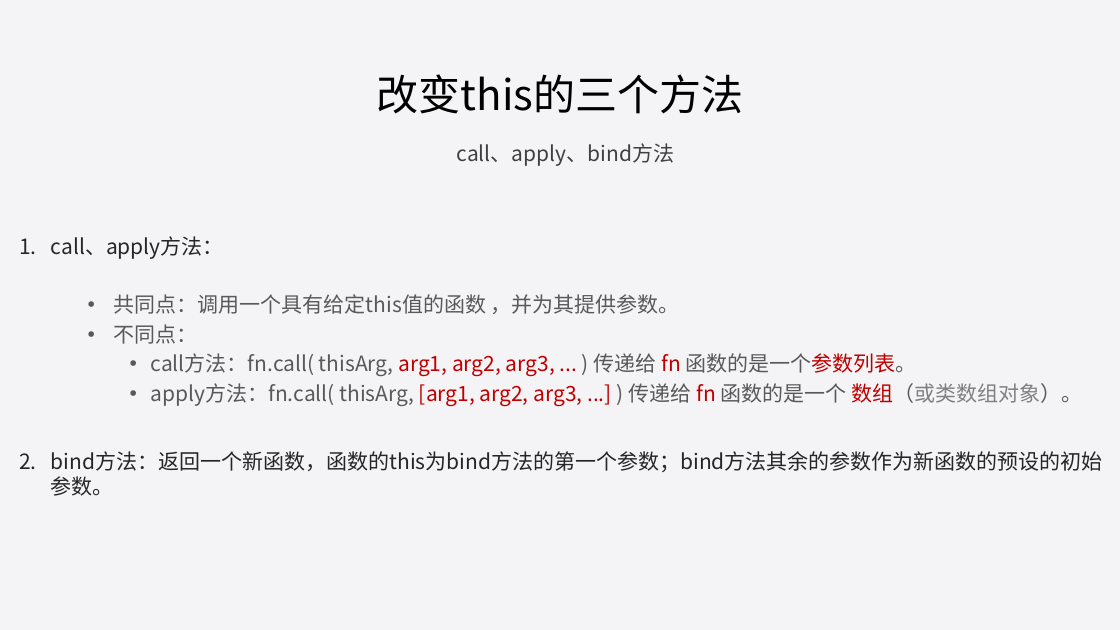
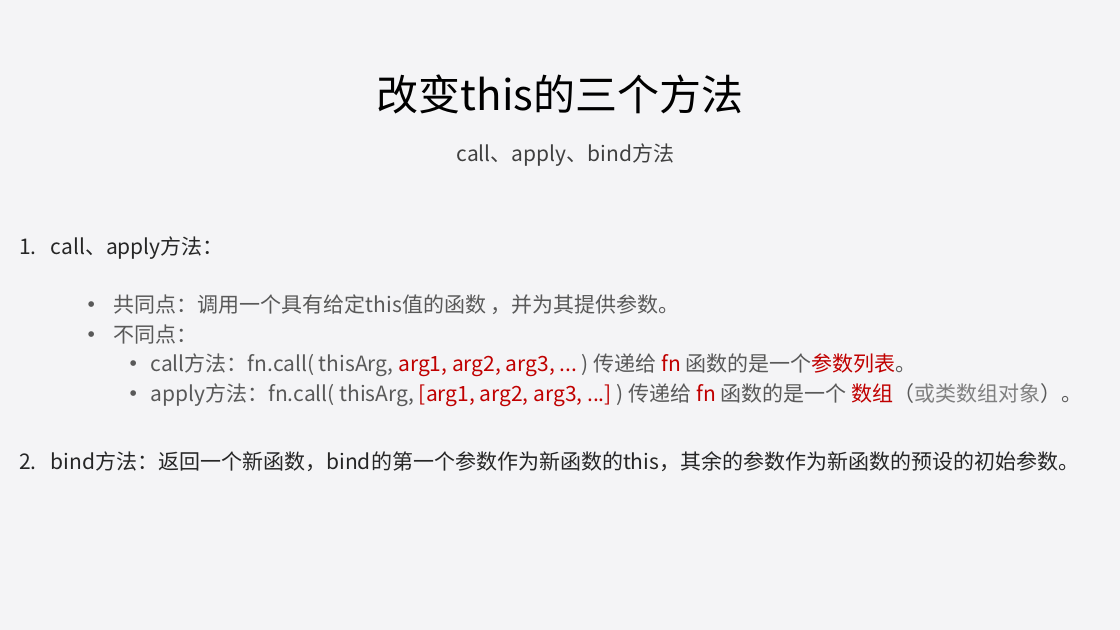
Before and after one commit to liuweiGL/share, a slide deck: slide 14 of ppt/JavaScript基础一.pptx. Drawn at 1120x630 pixels with LibreOffice and Linux fonts; fonts in the diff are those of the drawing. Boxes give left, top, right and bottom in pixels: in the first picture for what was removed or moved away, otherwise in the second. Text is boxed around its words. In the diff, an @@ line names an element or a change of style, - is before the commit and + after.

```diff
--- a/ppt/JavaScript基础一.pptx
+++ b/ppt/JavaScript基础一.pptx
@@ text at (51,451,1079,471): text changed @@
-2. bind方法：返回一个新函数，函数的this为bind方法的第一个参数；bind方法其余的参数作为新函数的预设的初始参数。
+2. bind方法：返回一个新函数，bind的第一个参数作为新函数的this，其余的参数作为新函数的预设的初始参数。
```
Also in this commit, not shown: 6 other slides changed, 3 slides added, 7 other files.
